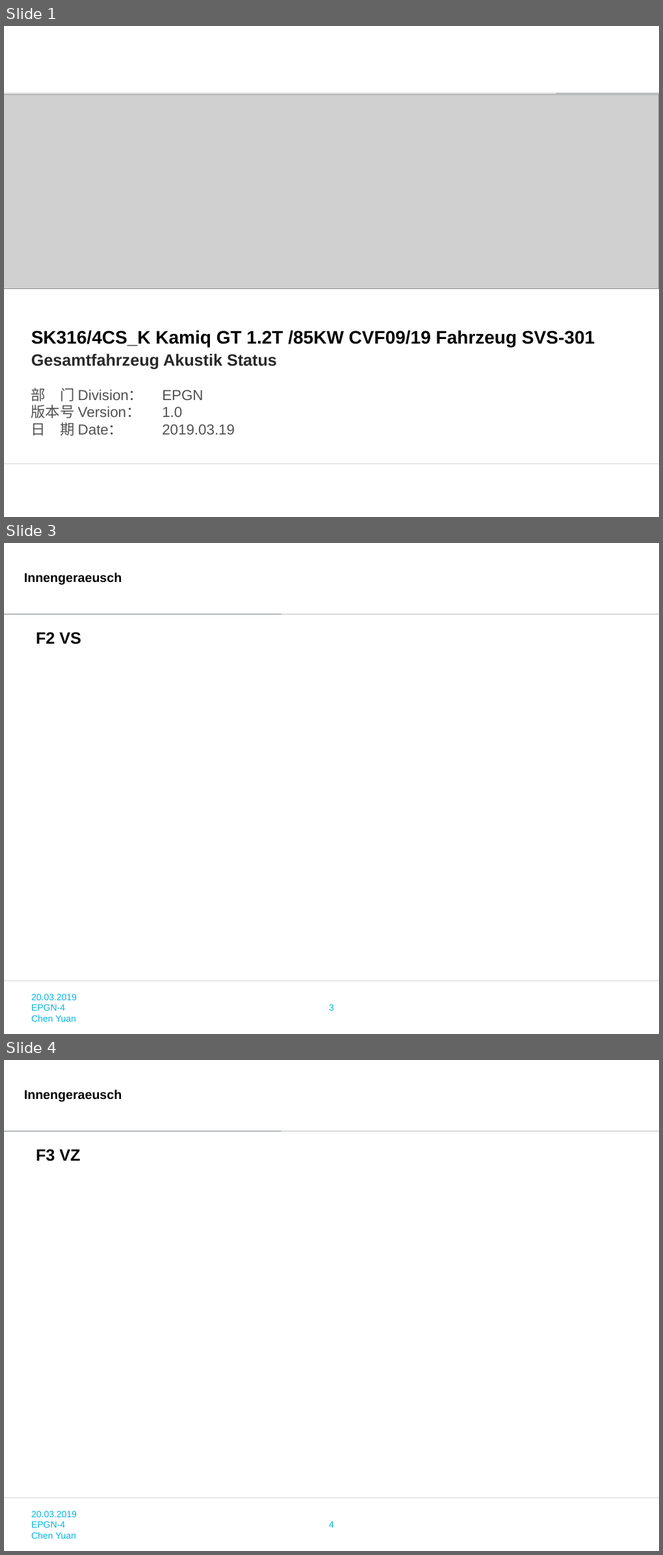
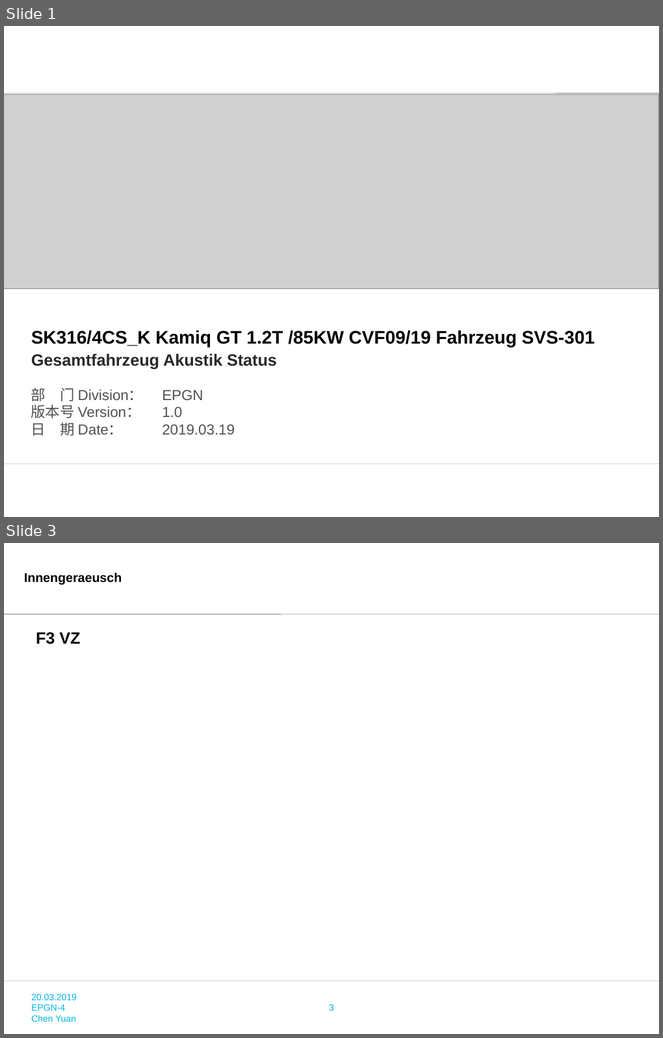
Before and after one commit to zhangxingjing/EPGN_INFO, a slide deck: epgn_info/epgn_info/apps/calculate/PPTModel/4zuo.pptx. Shown one above the other, each under a label of ours: slides 1, 3 and 4 before the commit, slides 1 and 3 after it; the slides between them are not shown. The pictures are 663x1555 and 663x1038 pixels, drawn with LibreOffice and Linux fonts; fonts in the diff are those of the drawing; grey boxes stand for pictures; background and template pictures are left out. Boxes give left, top, right and bottom in pixels: in the first picture for what was removed or moved away, otherwise in the second. Text is boxed around its words. In the diff, an @@ line names an element or a change of style, - is before the commit and + after.

```diff
--- a/epgn_info/epgn_info/apps/calculate/PPTModel/4zuo.pptx
+++ b/epgn_info/epgn_info/apps/calculate/PPTModel/4zuo.pptx
@@ slide 3 removed at box(4, 543, 659, 1034), background #FFFFFF; not listed: 4 template elements that a slide beside it also shows @@
@@ text removed at box(24, 572, 122, 585) @@
-Innengeraeusch
@@ text removed at box(36, 632, 81, 644) @@
-F2 VS
@@ what was slide 4 is now slide 3 @@
@@ page number at box(329, 1005, 334, 1011): text changed @@
-4
+3
```
Also in this commit, not shown: 6 slides changed, 2 slides added, 2 other slides removed, 14 other files.
